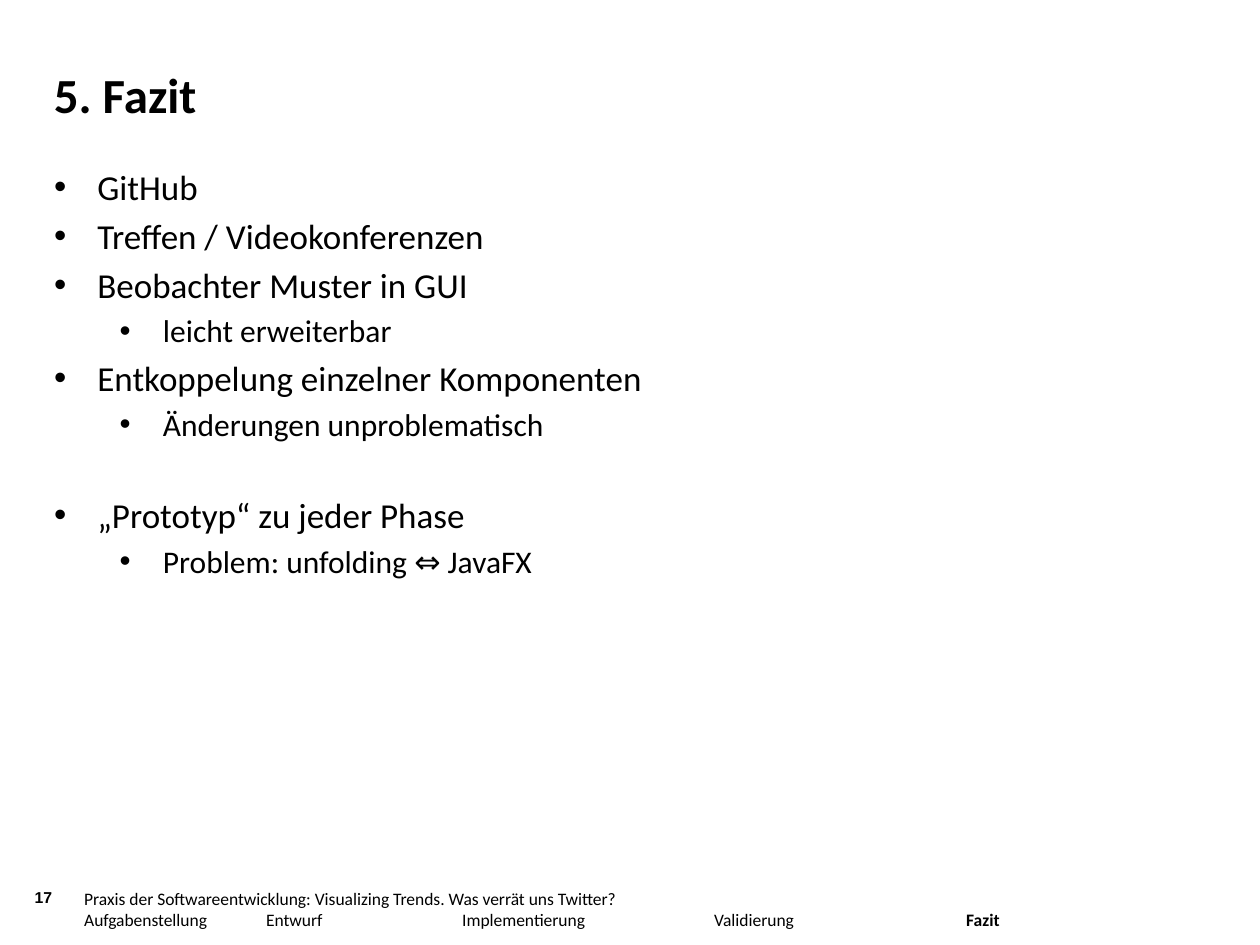
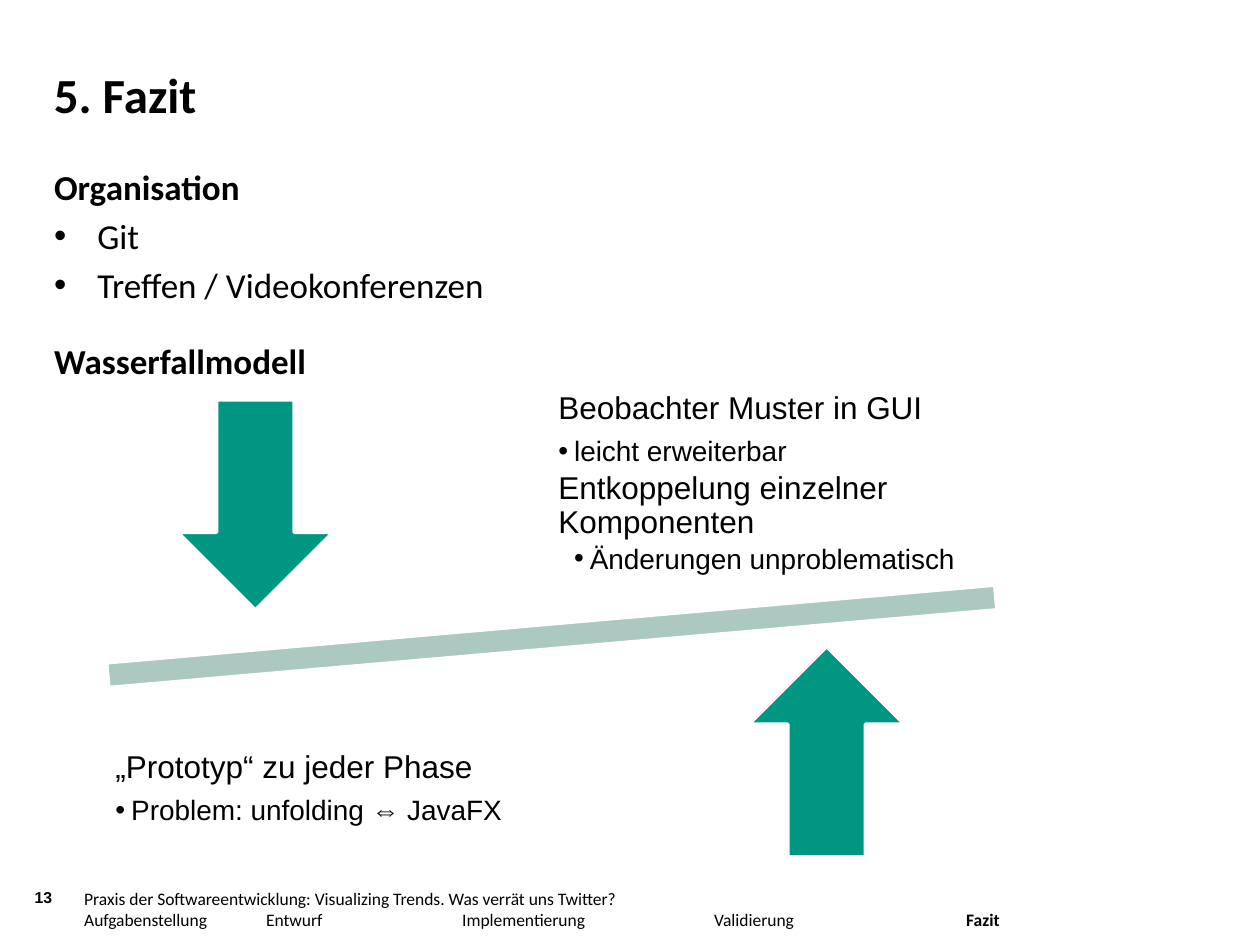
Before and after one commit to jaasmiin/twitterPSE, a slide deck: slide 13 of doc/abschlusspräsentation/pres.pptx (slide 17 before the commit). Drawn at 1260x945 pixels with LibreOffice and Linux fonts; fonts in the diff are those of the drawing; background and template pictures are left out. Boxes give left, top, right and bottom in pixels: in the first picture for what was removed or moved away, otherwise in the second. Text is boxed around its words. In the diff, an @@ line names an element or a change of style, - is before the commit and + after.

Commit message:
Kleine Änderungen an der Präsentation.

```diff
--- a/doc/abschlusspräsentation/pres.pptx
+++ b/doc/abschlusspräsentation/pres.pptx
@@ text at [54,175,240,250]: text changed; bold on @@
-• GitHub
+Organisation
+• Git
@@ text at [54,349,306,375]: text changed; bold on @@
-• Beobachter Muster in GUI
-  • leicht erweiterbar
-• Entkoppelung einzelner Komponenten
-  • Änderungen unproblematisch
-• „Prototyp“ zu jeder Phase
-  • Problem: unfolding ⇔ JavaFX
+Wasserfallmodell
@@ free added at [544,374,1080,595], 18 pt, text #000000 @@
+Beobachter Muster in GUI
+  •• leicht erweiterbar
+  Entkoppelung einzelner Komponenten
+    •• Änderungen unproblematisch
@@ down arrow added at [178,399,333,610], fill #009682, outline #FFFFFF 2 pt @@
@@ math minus added at [0,531,1162,742], fill #ABC9C1, outline #FFFFFF 2 pt @@
@@ up arrow added at [748,646,903,857], fill #009682, outline #FFFFFF 2 pt @@
@@ free added at [101,678,544,898], 16 pt, text #000000 @@
+„Prototyp“ zu jeder Phase
+  •• Problem: unfolding ⇔ JavaFX
@@ page number at [35,892,53,903]: text changed @@
-17
+13
```
Also in this commit, not shown: 4 slides removed, 1 other file.
